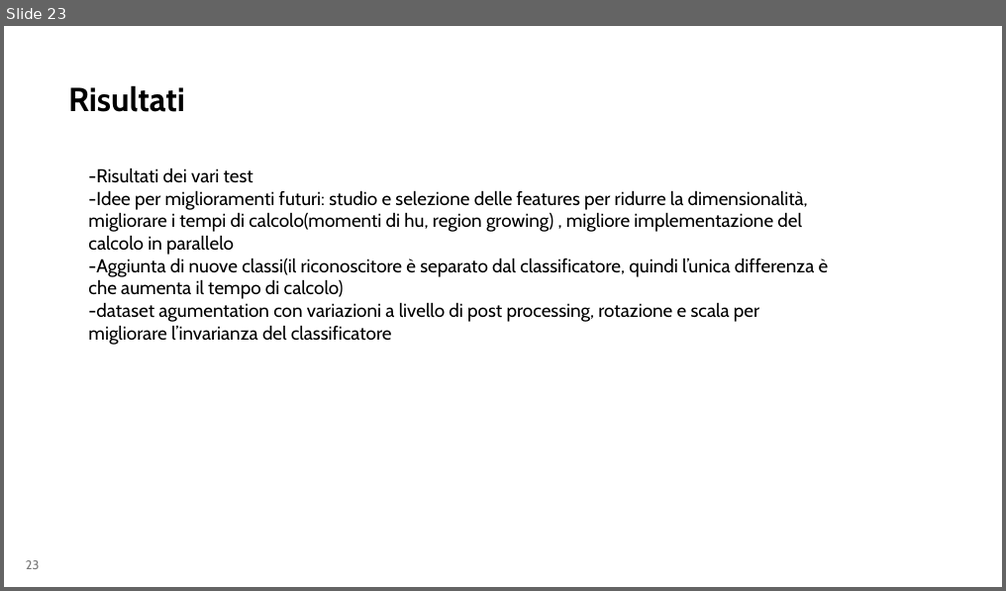
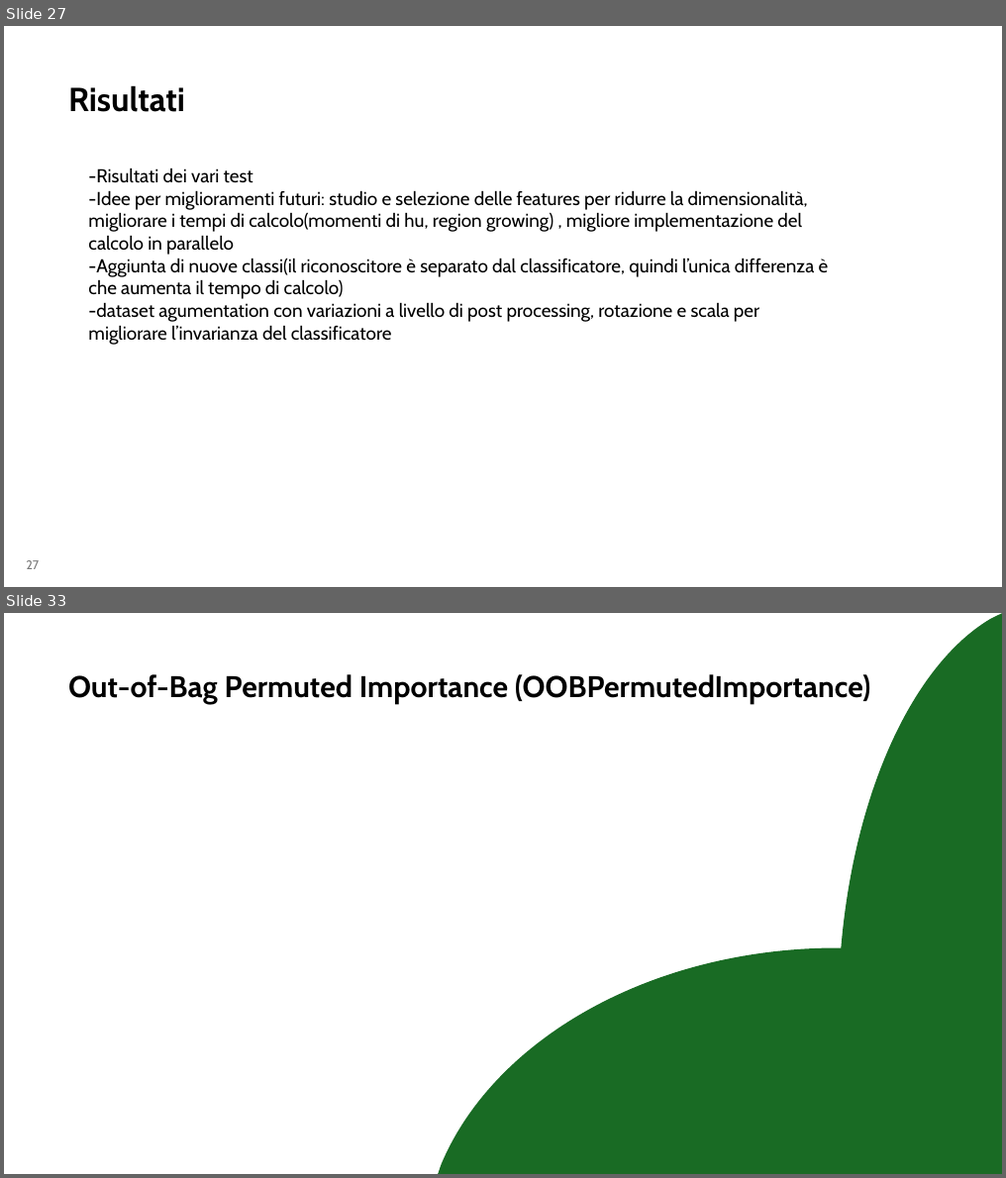
Before and after one commit to aleeteo/leaf_ID, a slide deck: presentazione/ProjectLeafWIP.pptx. Shown one above the other, each under a label of ours: slide 23 before the commit, slides 27 and 33 after it; the slides between them are not shown. The pictures are 1006x591 and 1006x1178 pixels, drawn with LibreOffice and Linux fonts; fonts in the diff are those of the drawing. Boxes give left, top, right and bottom in pixels: in the first picture for what was removed or moved away, otherwise in the second. Text is boxed around its words. In the diff, an @@ line names an element or a change of style, - is before the commit and + after.

```diff
--- a/presentazione/ProjectLeafWIP.pptx
+++ b/presentazione/ProjectLeafWIP.pptx
@@ slide 33 added at box(4, 613, 1002, 1174), background #FFFFFF @@
@@ freeform shape added at box(839, 613, 1002, 1174), fill #196B24 @@
@@ freeform shape added at box(839, 615, 1002, 1174), fill #196B24 @@
@@ title added at box(68, 674, 871, 705), 28.8 pt, text #000000, bold @@
+Out-of-Bag Permuted Importance (OOBPermutedImportance)
@@ freeform shape added at box(436, 949, 1002, 1174), fill #196B24 @@
@@ what was slide 23 is now slide 27 @@
@@ page number at box(26, 561, 39, 570): text changed @@
-23
+27
```
Also in this commit, not shown: 8 slides changed, 8 other slides added, 2 slides removed.
